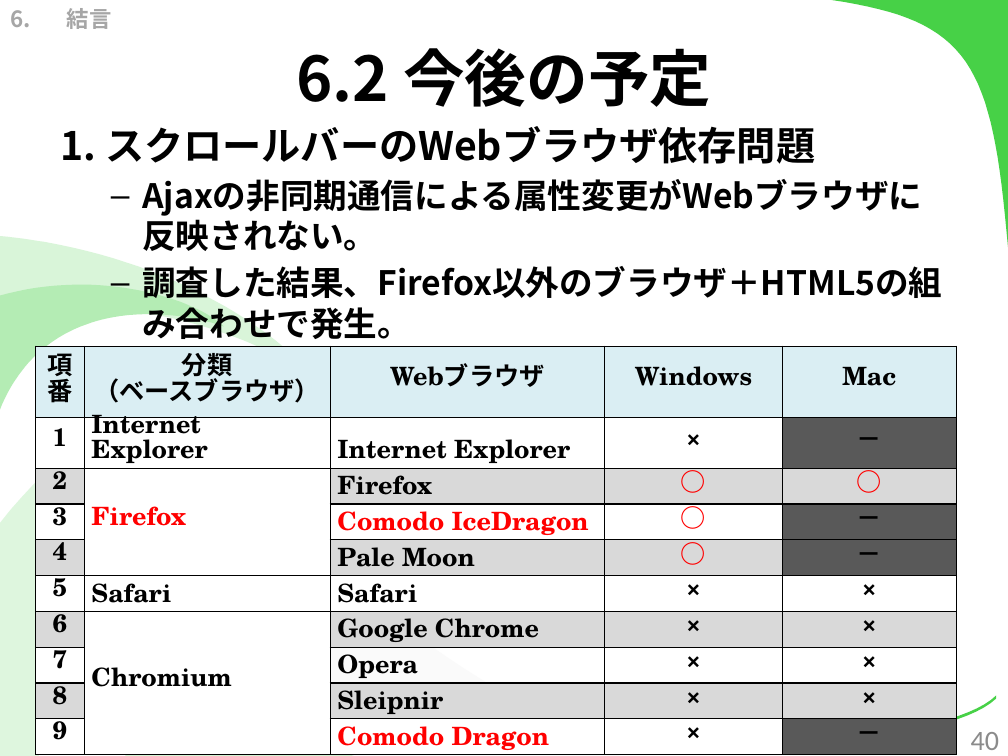
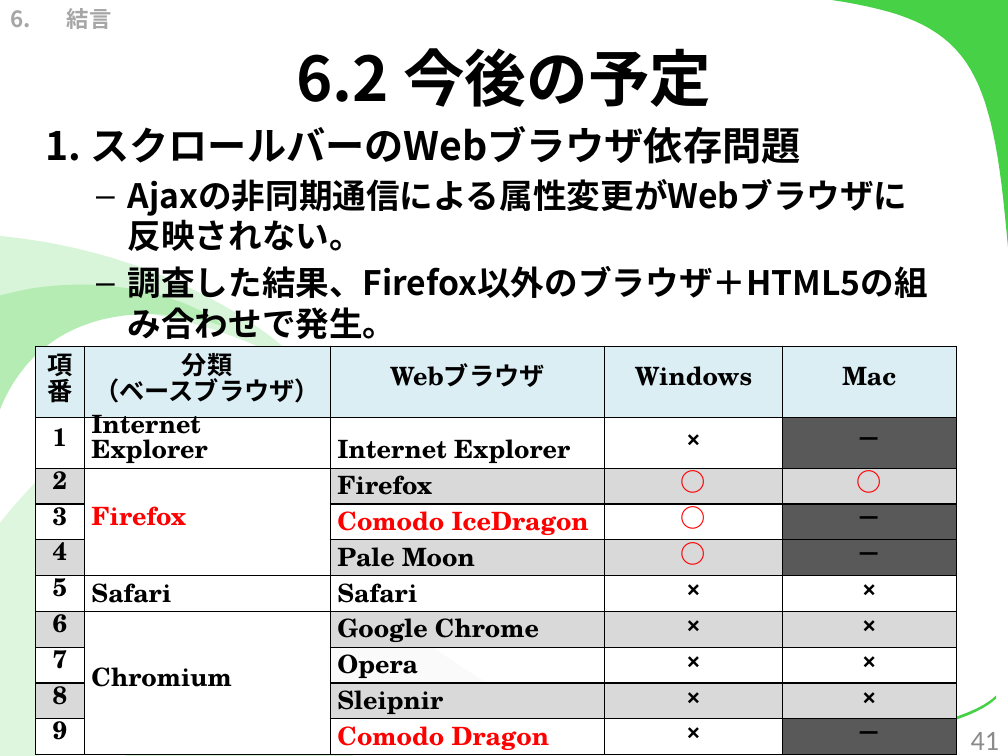
Before and after one commit to kotaro0717/Report-Management, a slide deck: slide 41 of 1.中間報告/3.発表資料/report_hokada.pptx (slide 40 before the commit). Drawn at 1008x756 pixels with LibreOffice and Linux fonts; fonts in the diff are those of the drawing. Boxes give left, top, right and bottom in pixels: in the first picture for what was removed or moved away, otherwise in the second. Text is boxed around its words. In the diff, an @@ line names an element or a change of style, - is before the commit and + after.

```diff
--- a/1.中間報告/3.発表資料/report_hokada.pptx
+++ b/1.中間報告/3.発表資料/report_hokada.pptx
@@ text "1. スクロールバーのWebブラウザ依存問題": place and size @@
-text "1. スクロールバーのWebブラウザ依存問題" at [60, 126, 942, 339]
+text "1. スクロールバーのWebブラウザ依存問題" at [46, 126, 928, 339]
@@ page number at [971, 732, 999, 750]: text changed @@
-40
+41
```
Also in this commit, not shown: 23 other slides changed, 3 slides added.
